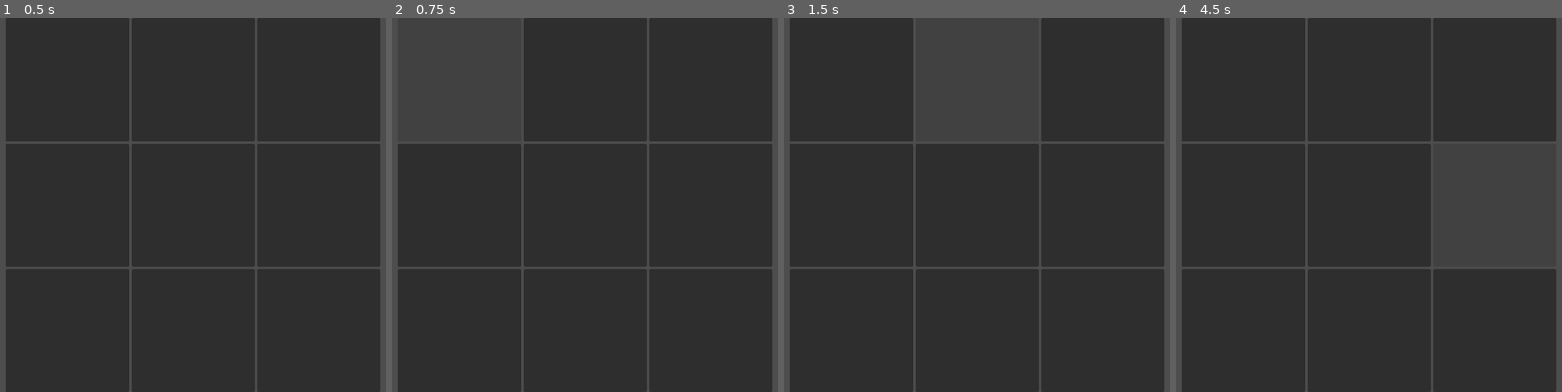
Above: before the commit, frames 1-4 (left to right).
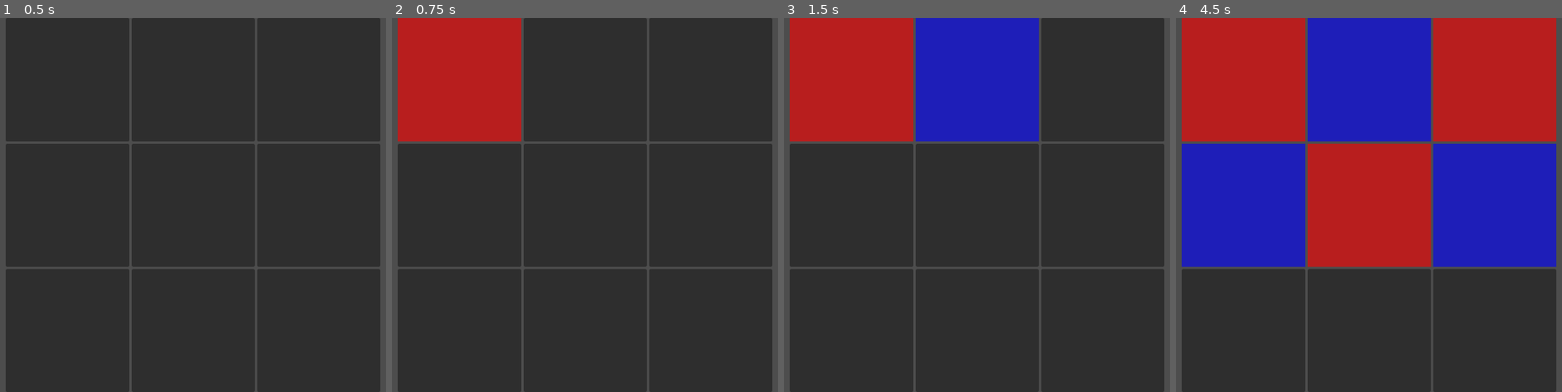
Above: after the commit, the same moments.

Repository: WSQS/godot-little-games
Game: Godot game, scene res://scene/main.tscn
The game is run twice, just before and just after one commit, with the same random seed, the same clock (stepped at 60 frames per second) and the same inputs.
Inputs (mouse positions are in pixels of both pictures, inside the frame that each line leads up to):
- Up to frame 1 (0.5 s): no input
- Up to frame 2 (0.75 s): click (457, 81) at 0.5 s
- Up to frame 3 (1.5 s): click (977, 81) at 1.27 s
- Up to frame 4 (4.5 s): click (1496, 81) at 2.02 s; click (1241, 205) at 2.77 s; click (1369, 205) at 3.52 s; click (1496, 205) at 4.27 s

Frame 1 is identical in both runs. In frame 2, 11% of the frame differs, in the area x 1-34%, y 0-33%; in frame 3, 21%; in frame 4, 63%, in the area x 1-99%, y 0-67%.

Commit message:
feat: implement click response.

Diff:
--- a/script/board.gd
+++ b/script/board.gd
@@ -1,4 +1,12 @@
 extends GridContainer
+
+enum Side{
+	RED,
+	BLUE
+}
+
+var cells:Array
+var side:int = Side.RED
 
 # Called when the node enters the scene tree for the first time.
 func _ready() -> void:
@@ -6,11 +14,25 @@
 	if cell is PackedScene and cell.can_instantiate():
 		for i in range(0,9):
 			var cell_node:Cell = cell.instantiate()
-			cell_node.col = i%3+1;
-			cell_node.row = i/3 + 1;
+			cell_node.id = i
+			cell_node.cell_trigger.connect(process_cell_trugger)
 			add_child(cell_node)
 
 
 # Called every frame. 'delta' is the elapsed time since the previous frame.
 func _process(delta: float) -> void:
 	pass
+
+func process_cell_trugger(cell:Cell,id:int):
+	prints(id)
+	var newbox :StyleBoxFlat = StyleBoxFlat.new()
+	if side == Side.RED:
+		newbox.bg_color = Color(1,0,0,0.6)
+		side = Side.BLUE
+	else:
+		newbox.bg_color = Color(0,0,1,0.6)
+		side = Side.RED
+
+	cell.add_theme_stylebox_override("disabled",newbox)
+	cell.disabled = true
+	pass
--- a/script/cell.gd
+++ b/script/cell.gd
@@ -3,9 +3,9 @@
 
 
 @export
-var row:int
-@export
-var col:int
+var id:int
+
+signal cell_trigger(cell:Cell,id:int)
 
 # Called when the node enters the scene tree for the first time.
 func _ready() -> void:
@@ -18,4 +18,4 @@
 
 
 func _pressed() -> void:
-	prints("_pressed",row,col)
+	emit_signal("cell_trigger",self,id)
